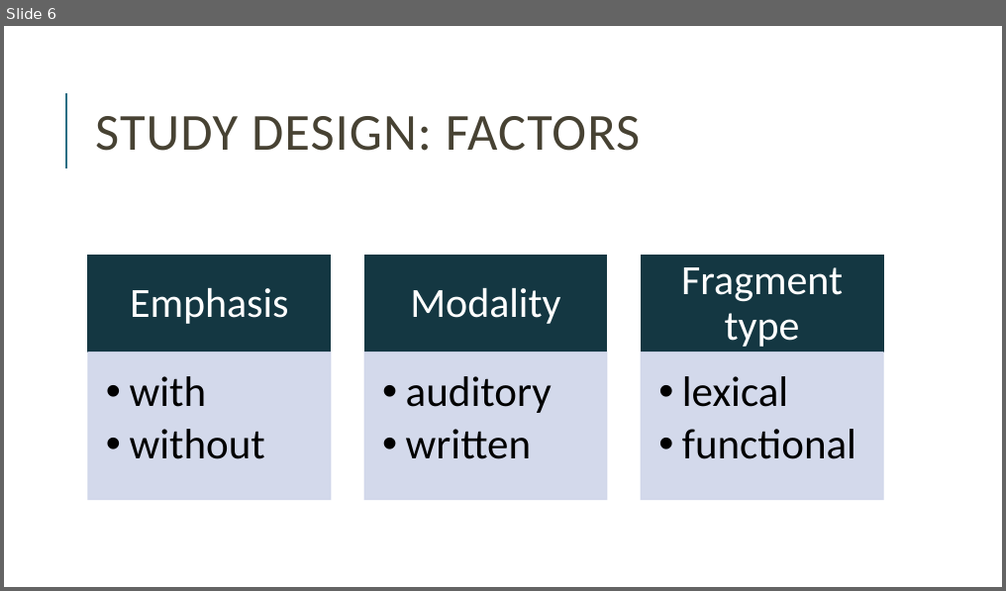
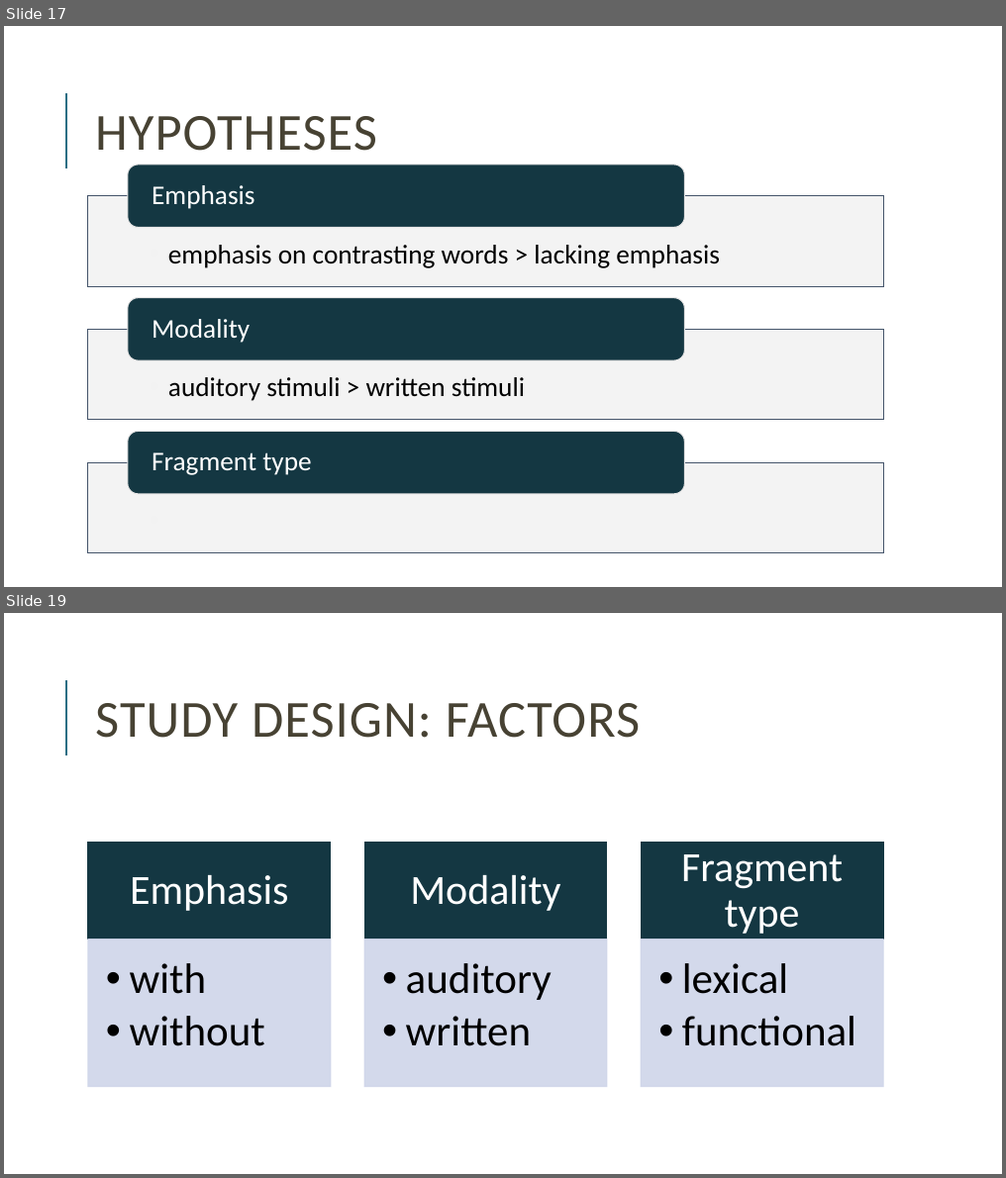
Before and after one commit to miriamschiele/MA, a slide deck: presentation/Miriam Schiele, MA presentation.pptx. Shown one above the other, each under a label of ours: slide 6 before the commit, slides 17 and 19 after it; the slides between them are not shown. The pictures are 1006x591 and 1006x1178 pixels, drawn with LibreOffice and Linux fonts; fonts in the diff are those of the drawing. Boxes give left, top, right and bottom in pixels: in the first picture for what was removed or moved away, otherwise in the second. Text is boxed around its words. In the diff, an @@ line names an element or a change of style, - is before the commit and + after.

```diff
--- a/presentation/Miriam Schiele, MA presentation.pptx
+++ b/presentation/Miriam Schiele, MA presentation.pptx
@@ slide 17 added at bbox=[4, 26, 1002, 587], background #FFFFFF; not listed: 1 template element that a slide beside it also shows @@
@@ title added at bbox=[95, 116, 377, 151], 50 pt, text #474233 @@
+HYPOTHESES
@@ group added at bbox=[88, 165, 884, 554]: 5 texts, 3 rectangles, 3 rounded rectangles @@
+  • emphasis on contrasting words > lacking emphasis
+Emphasis
+  • auditory stimuli > written stimuli
+Modality
+Fragment type
@@ what was slide 6 is now slide 19 @@
```
Also in this commit, not shown: 7 slides changed, 12 other slides added, 1 slide removed, 8 other files.
